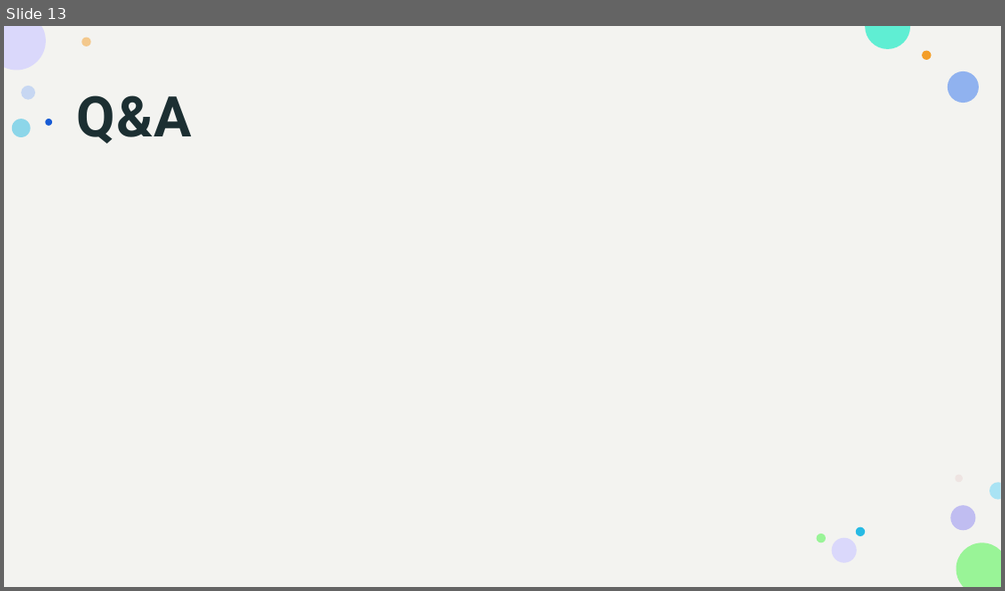
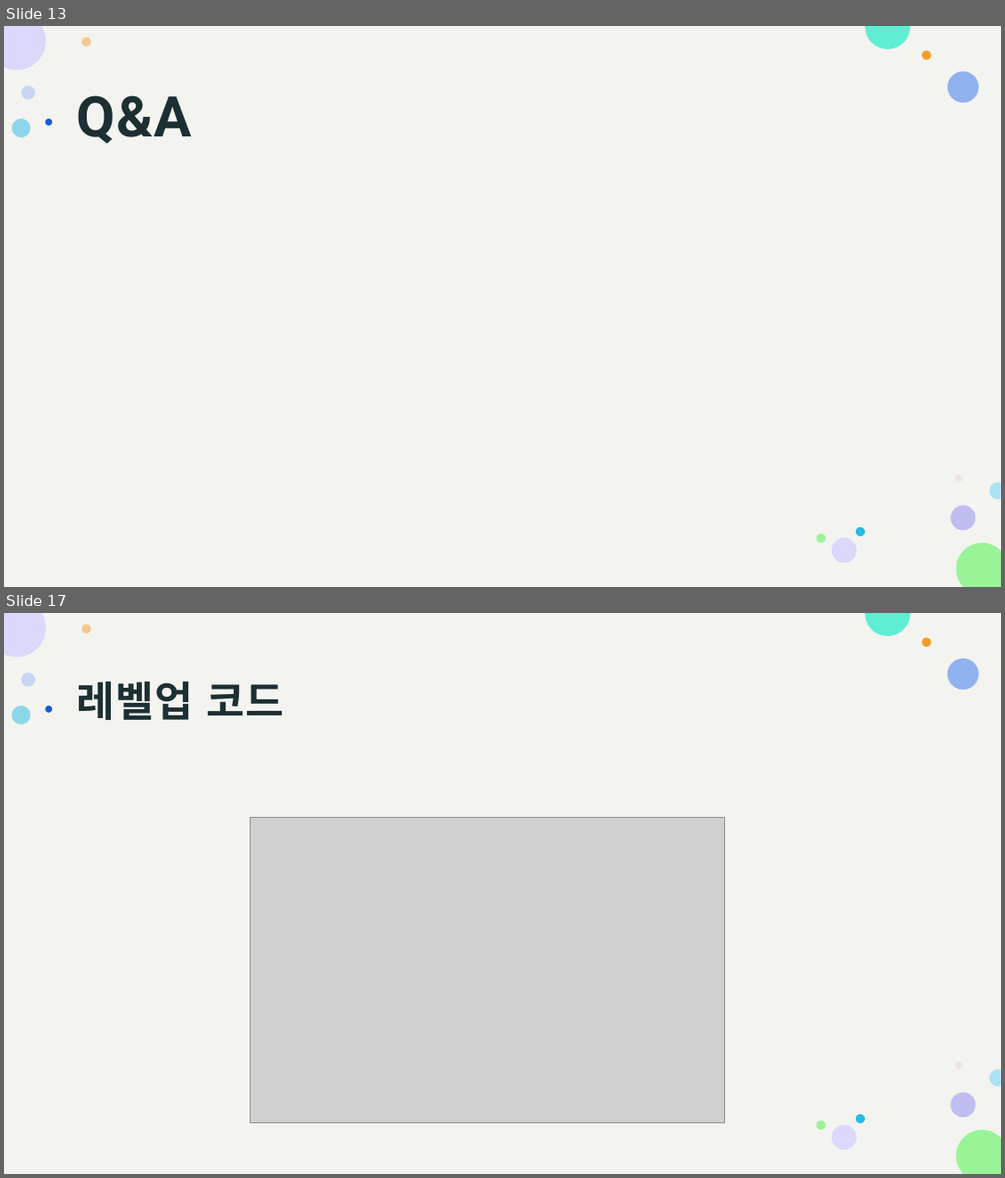
Before and after one commit to pknu-wap/Maple-Survival, a slide deck: 발표자료/중간발표.pptx. Shown one above the other, each under a label of ours: slide 13 before the commit, slides 13 and 17 after it; the slides between them are not shown. The pictures are 1005x591 and 1005x1178 pixels, drawn with LibreOffice and Linux fonts; fonts in the diff are those of the drawing; grey boxes stand for pictures. Boxes give left, top, right and bottom in pixels: in the first picture for what was removed or moved away, otherwise in the second. Text is boxed around its words. In the diff, an @@ line names an element or a change of style, - is before the commit and + after.

```diff
--- a/발표자료/중간발표.pptx
+++ b/발표자료/중간발표.pptx
@@ slide 17 added at [4, 613, 1001, 1174], background #FFFFFF; not listed: 16 template elements that a slide beside it also shows @@
@@ title added at [76, 682, 284, 720], 40 pt, text #1C2F32, bold @@
+레벨업 코드
@@ picture added at [251, 818, 725, 1123] @@
```
Also in this commit, not shown: 3 slides changed, 1 other file.
